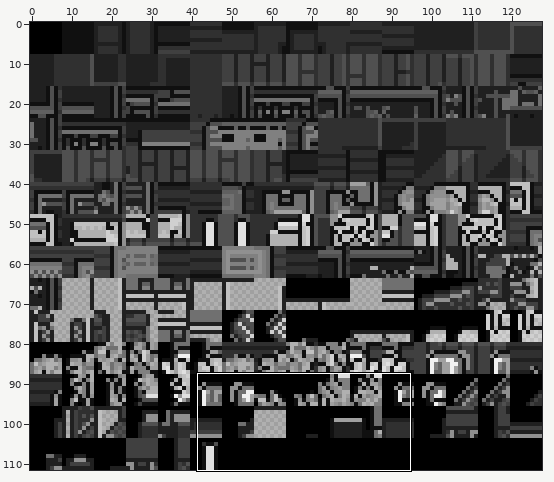
Edited in one commit: sprite sheet (data/tilesets/primary/ikigai_office/tiles.png). Above, an overview of the earlier version with the close-up marked.
Close-up. Before the commit:
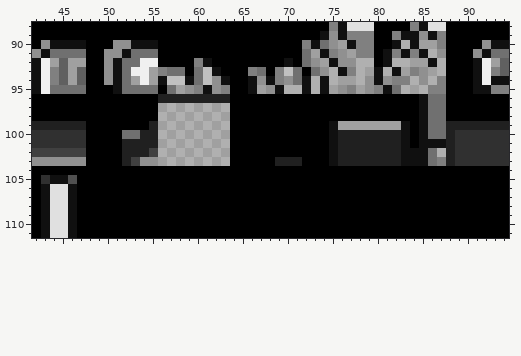
The file is 128x112 pixels. Shown: x 42..94, y 88..111.
The same view after the edit:
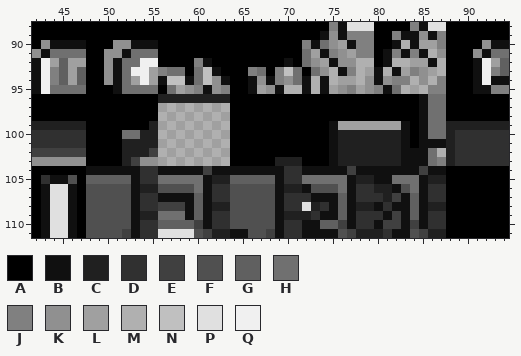
Palette (. is transparent): A #000000  B #101010  C #202020  D #303030  E #404040  F #505050  G #606060  H #707070  J #808080  K #909090  L #a0a0a0  M #b0b0b0  N #c0c0c0  P #e0e0e0  Q #f0f0f0
The edit:
@@ x 42..94 @@
 103 KKKKKKAAAACEKKLMLMLMLMAAAAACCCAAABCCCCCCCBBBHJCDDDDDD
-104 AAAAAAAAAAAAAAAAAAAAAAAAAAAAAAAAAAAAAAAAAAAAAAAAAAAAA
-105 ADBBFAAAAAAAAAAAAAAAAAAAAAAAAAAAAAAAAAAAAAAAAAAAAAAAA
-106 ABPPBAAAAAAAAAAAAAAAAAAAAAAAAAAAAAAAAAAAAAAAAAAAAAAAA
-107 ABPPBAAAAAAAAAAAAAAAAAAAAAAAAAAAAAAAAAAAAAAAAAAAAAAAA
-108 ABPPBAAAAAAAAAAAAAAAAAAAAAAAAAAAAAAAAAAAAAAAAAAAAAAAA
-109 ABPPBAAAAAAAAAAAAAAAAAAAAAAAAAAAAAAAAAAAAAAAAAAAAAAAA
-110 ABPPBAAAAAAAAAAAAAAAAAAAAAAAAAAAAAAAAAAAAAAAAAAAAAAAA
-111 ABPPBAAAAAAAAAAAAAAAAAAAAAAAAAAAAAAAAAAAAAAAAAAAAAAAA
+104 AAAAAABBBBBBDDBBBBBEBBBBBBBBDDBBBBBEBBBBBBBEBBAAAAAAA
+105 ADBBFAGGGGGBDDHHHHHBCCGGGGGBDDHHHHHBCCBBHHHBCCAAAAAAA
+106 ABPPBAFFFFFBCCFFFFHBDDFFFFFBCCBFFFHBDDCCBFHBDDAAAAAAA
+107 ABPPBAFFFFFBDDBBBBGBDDFFFFFBDDDBBBGBDDDCEBGBDDAAAAAAA
+108 ABPPBAFFFFFBDDEEEBGBCCFFFFFBDDPCDBGBCCBDBBGBCCAAAAAAA
+109 ABPPBAFFFFFBCCHHHBGBDDFFFFFBCCCDBBGBDDDBEBGBDDAAAAAAA
+110 ABPPBAFFFFFBDDGGGGEBDDFFFFFBDDBBGGEBDDBEEBEBDDAAAAAAA
+111 ABPPBAFFFFEBDDPPPPFECCBBFFEBDDBBBBFECCCDBBFECCAAAAAAA
